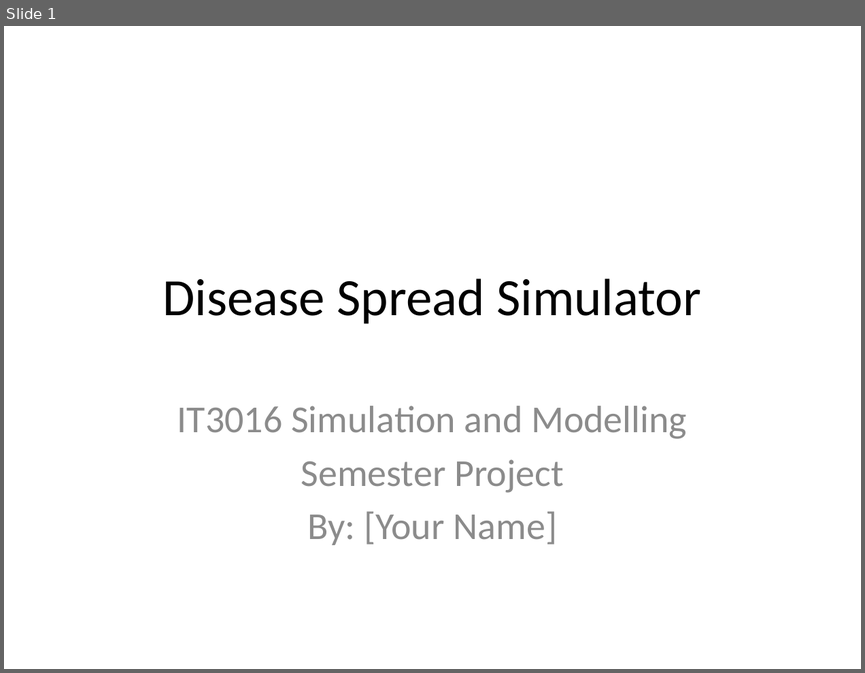
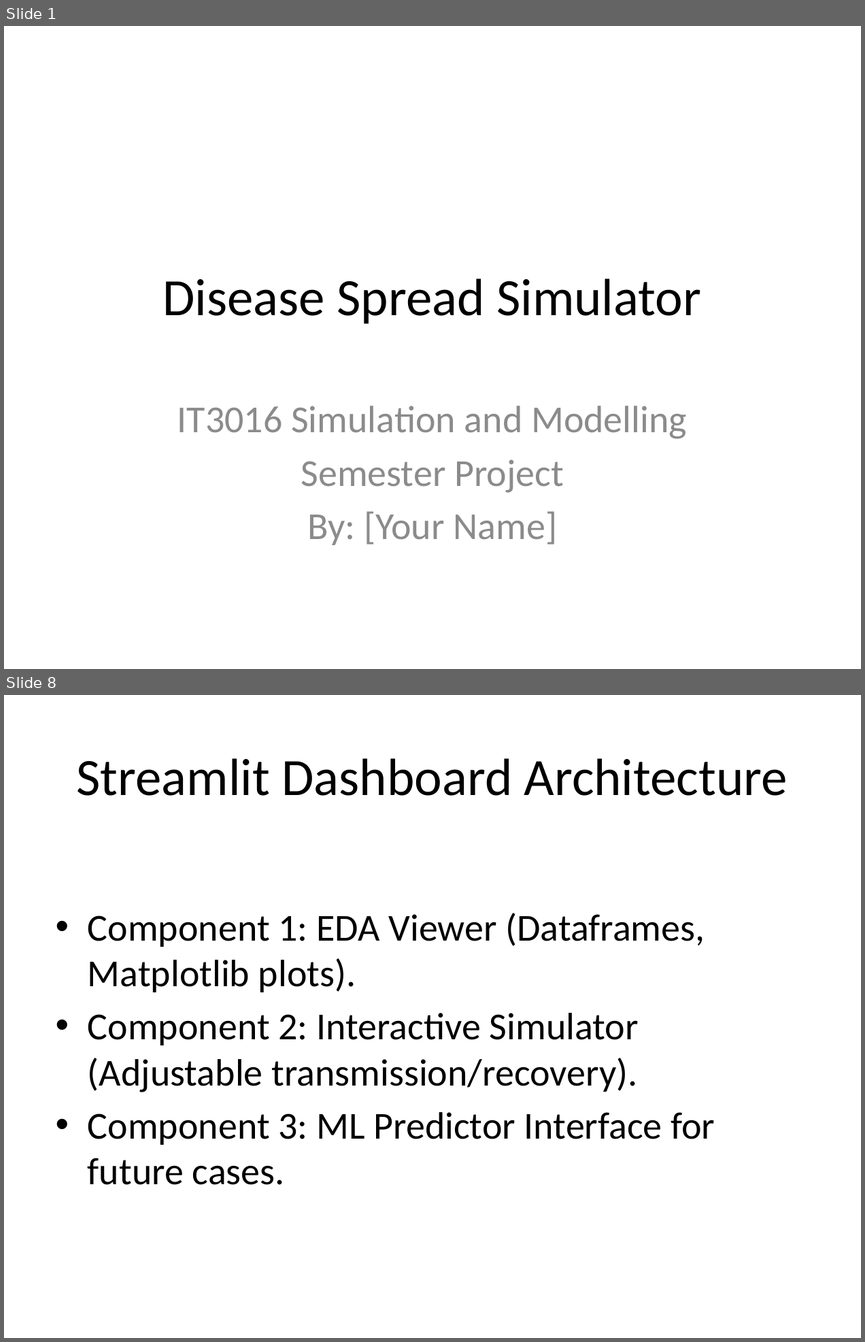
Before and after one commit to Huzyefahwasim/Disease-spread-, a slide deck: docs/Presentation_Slides.pptx. Shown one above the other, each under a label of ours: slide 1 before the commit, slides 1 and 8 after it; the slides between them are not shown. The pictures are 865x673 and 865x1342 pixels, drawn with LibreOffice and Linux fonts; fonts in the diff are those of the drawing. Boxes give left, top, right and bottom in pixels: in the first picture for what was removed or moved away, otherwise in the second. Text is boxed around its words. In the diff, an @@ line names an element or a change of style, - is before the commit and + after.

```diff
--- a/docs/Presentation_Slides.pptx
+++ b/docs/Presentation_Slides.pptx
@@ slide 8 added at (x1=4, y1=695, x2=861, y2=1338), background #FFFFFF @@
@@ title added at (x1=77, y1=758, x2=787, y2=796), 44 pt, text #000000 @@
+Streamlit Dashboard Architecture
@@ text added at (x1=88, y1=913, x2=715, y2=1185), 32 pt, text #000000 @@
+• Component 1: EDA Viewer (Dataframes, Matplotlib plots).
+• Component 2: Interactive Simulator (Adjustable transmission/recovery).
+• Component 3: ML Predictor Interface for future cases.
```
Also in this commit, not shown: 5 slides changed, 5 other slides added, 1 slide removed.
